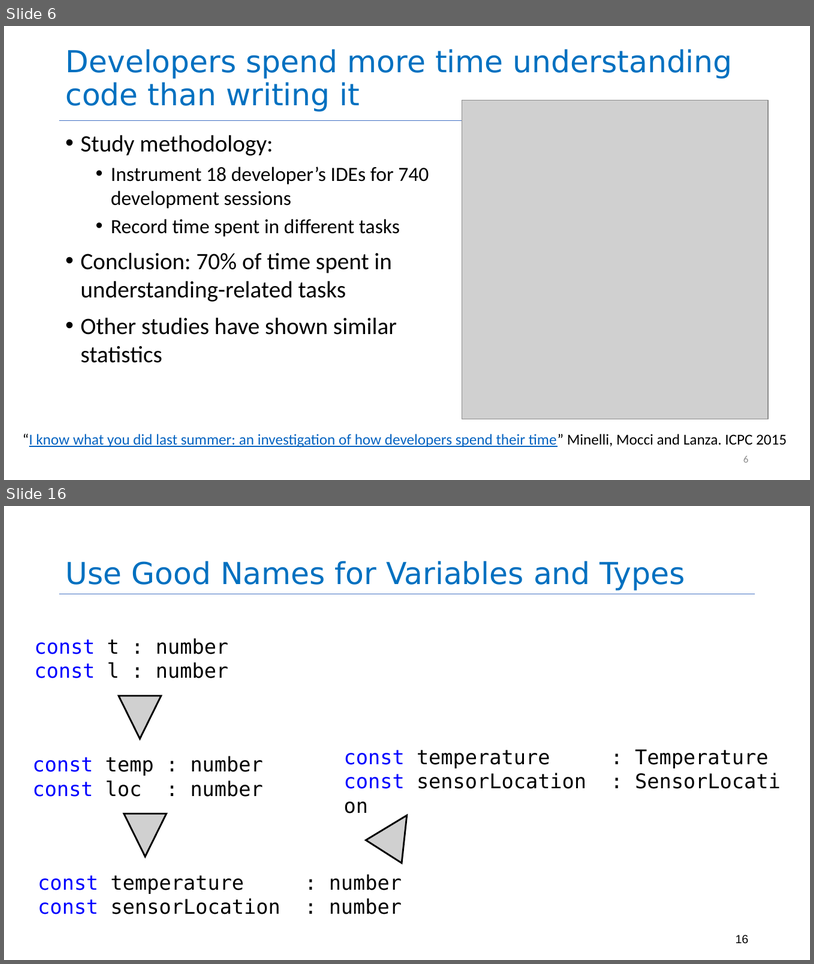
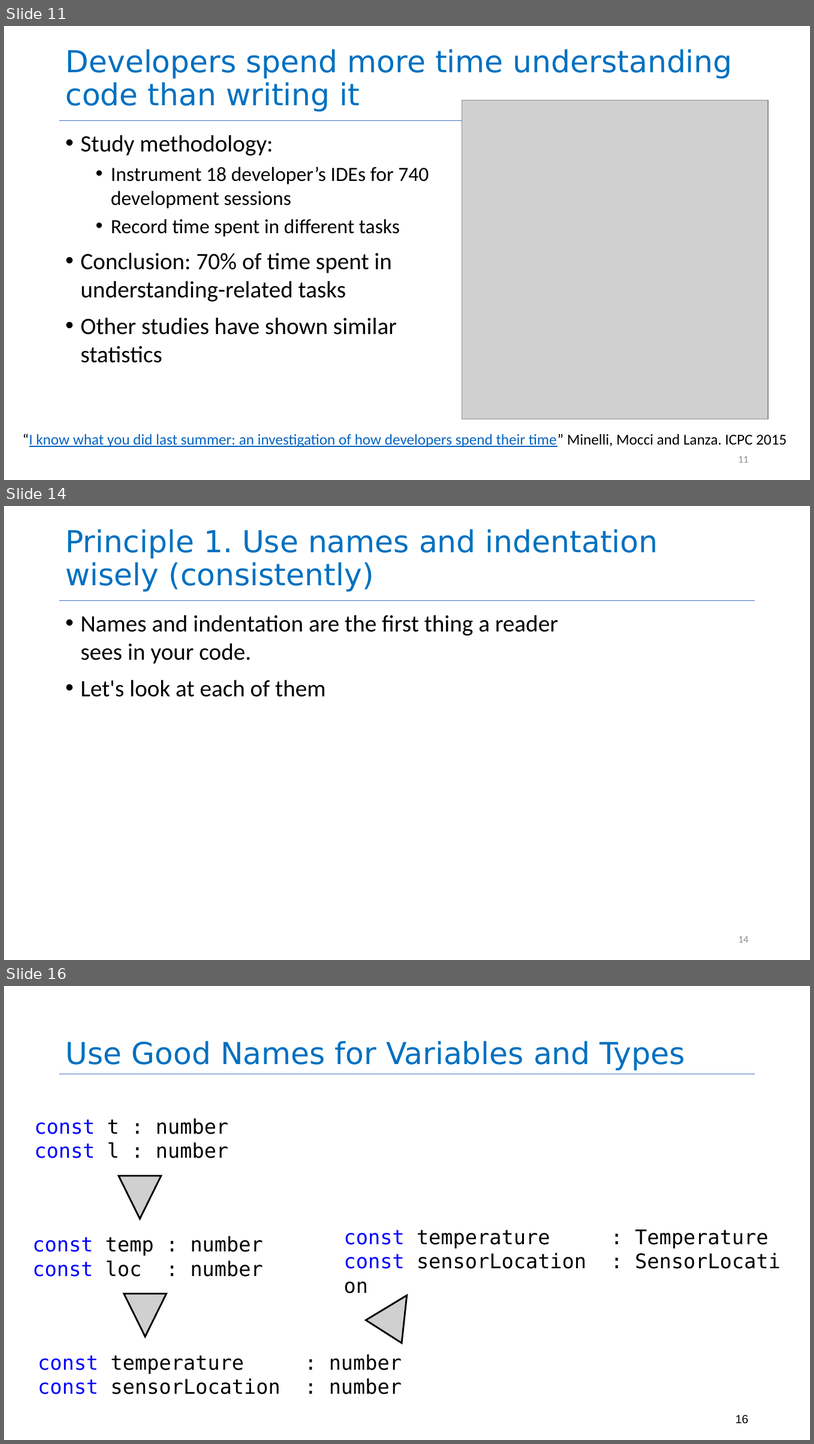
Before and after one commit to neu-se/CS4530-Spring-2026, a slide deck: Slides/Module 08 Code Level Design.pptx. Shown one above the other, each under a label of ours: slides 6 and 16 before the commit, slides 11, 14 and 16 after it; the slides between them are not shown. The pictures are 814x964 and 814x1444 pixels, drawn with LibreOffice and Linux fonts; fonts in the diff are those of the drawing; grey boxes stand for pictures. Boxes give left, top, right and bottom in pixels: in the first picture for what was removed or moved away, otherwise in the second. Text is boxed around its words. In the diff, an @@ line names an element or a change of style, - is before the commit and + after.

```diff
--- a/Slides/Module 08 Code Level Design.pptx
+++ b/Slides/Module 08 Code Level Design.pptx
@@ slide 14 added at (4, 506, 810, 960), background #FFFFFF; not listed: 1 template element that a slide beside it also shows @@
@@ title added at (65, 529, 659, 592), 36 pt, text #0070C0 @@
+Principle 1. Use names and indentation wisely (consistently)
@@ text added at (81, 615, 558, 697), 28 pt, text #000000 @@
+• Names and indentation are the first thing a reader sees in your code.
+• Let's look at each of them
@@ page number added at (738, 936, 749, 942), 12 pt, text #8C8C8C @@
+14
@@ what was slide 6 is now slide 11 @@
@@ page number at (738, 456, 749, 462): text changed @@
-6
+11
```
Also in this commit, not shown: 15 slides changed, 2 other slides added, 1 other file.
